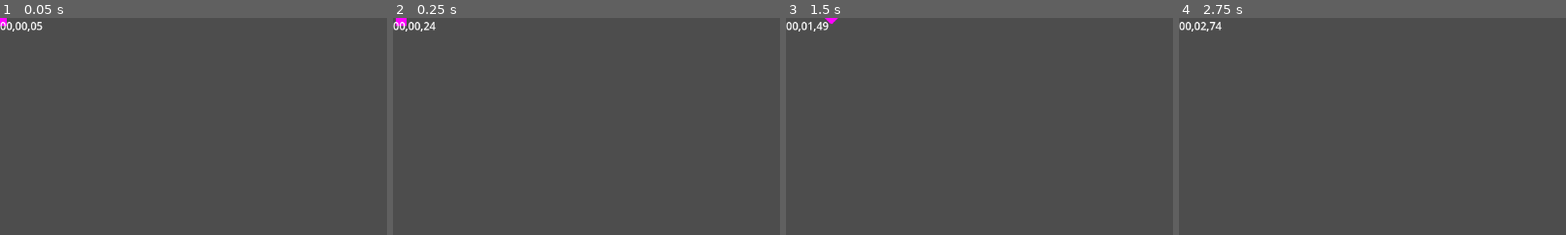
Above: before the commit, frames 1-4 (left to right).
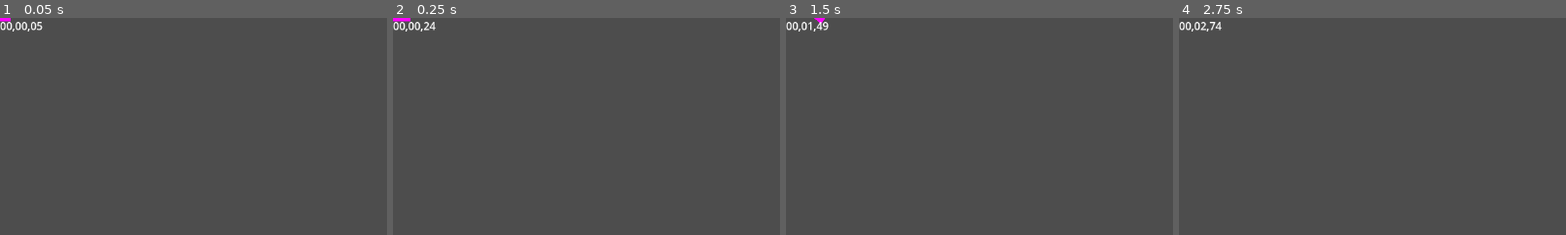
Above: after the commit, the same moments.

Repository: Timjb4235/three-brothers
Game: Godot game, scene res://scenes/main.tscn
Two runs of this game, one before a commit and one after it. Both use one fixed random seed, a clock stepped at 60 frames per second and the inputs below.
Inputs:
- Up to frame 1 (0.05 s): no input
- Up to frame 2 (0.25 s): no input
- Up to frame 3 (1.5 s): hold Right (right) 0.53-1.28 s; hold Down (down) from 1.28 s (still down)
- Up to frame 4 (2.75 s): release Down (down) at 2.03 s; hold Right (right) from 2.03 s (still down)
The pictures show only the part of the screen within x 0-50%, y 0-50%; the shares and areas given below are measured in that part.

The runs differ from the first frame. In frame 1, less than 0.1% of the frame differs, in the area x 0-3%, y 0-5%; in frame 2, 0.1%; in frame 3, 0.1%, in the area x 7-14%, y 0-3%; in frame 4, nothing differs.

Commit message:
player movement updated

Diff:
--- a/scenes/player.gd
+++ b/scenes/player.gd
@@ -1,12 +1,12 @@
 extends CharacterBody2D
 
-# Direction is clockwise from right
 const initial_speed = 50
+const friction = 0.99
+const accel_strength = 5
 var acceleration = Vector2(0, 0)
 var rotation_input = 0
 var accel_input = 0
 var direction_change = 0
-
 
 # Called when the node enters the scene tree for the first time.
 func _ready():
@@ -18,12 +18,13 @@
 	get_input()
 	rotation += rotation_input * delta
 	print(transform.x)
+	velocity *= friction
 	velocity += transform.x * accel_input
 	move_and_collide(velocity * delta)
 
 # Receives input from the player via arrow keys
 func get_input():
 	rotation_input = Input.get_axis("left", "right")
-	accel_input = 5 * Input.get_axis("down", "up")
+	accel_input = accel_strength * Input.get_axis("down", "up")
 	print(accel_input)
 	print(rotation_input)
--- a/scenes/player.tscn
+++ b/scenes/player.tscn
@@ -9,11 +9,11 @@
 script = ExtResource("1_h2hqr")
 
 [node name="CollisionBody" type="CollisionPolygon2D" parent="."]
-polygon = PackedVector2Array(13, 11, -1, -19, -14, 11)
+polygon = PackedVector2Array(14, -5, -10, -5, -11, 4, 14, 5)
 
 [node name="Sprite" type="Sprite2D" parent="."]
-position = Vector2(2.38419e-07, -1.5)
-scale = Vector2(16, 27)
+position = Vector2(0.500001, -0.5)
+scale = Vector2(27, 11)
 texture = SubResource("PlaceholderTexture2D_abtl7")
 
 [node name="Acceleration Particles" parent="." instance=ExtResource("2_f4bbw")]
